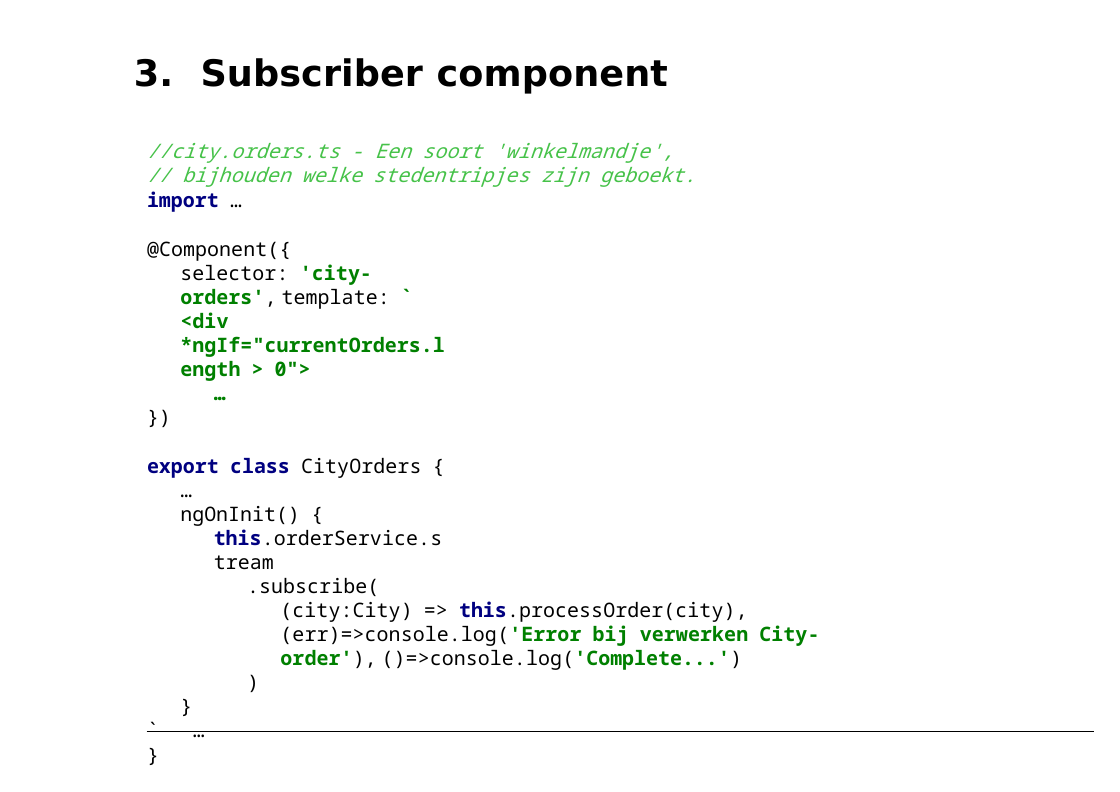
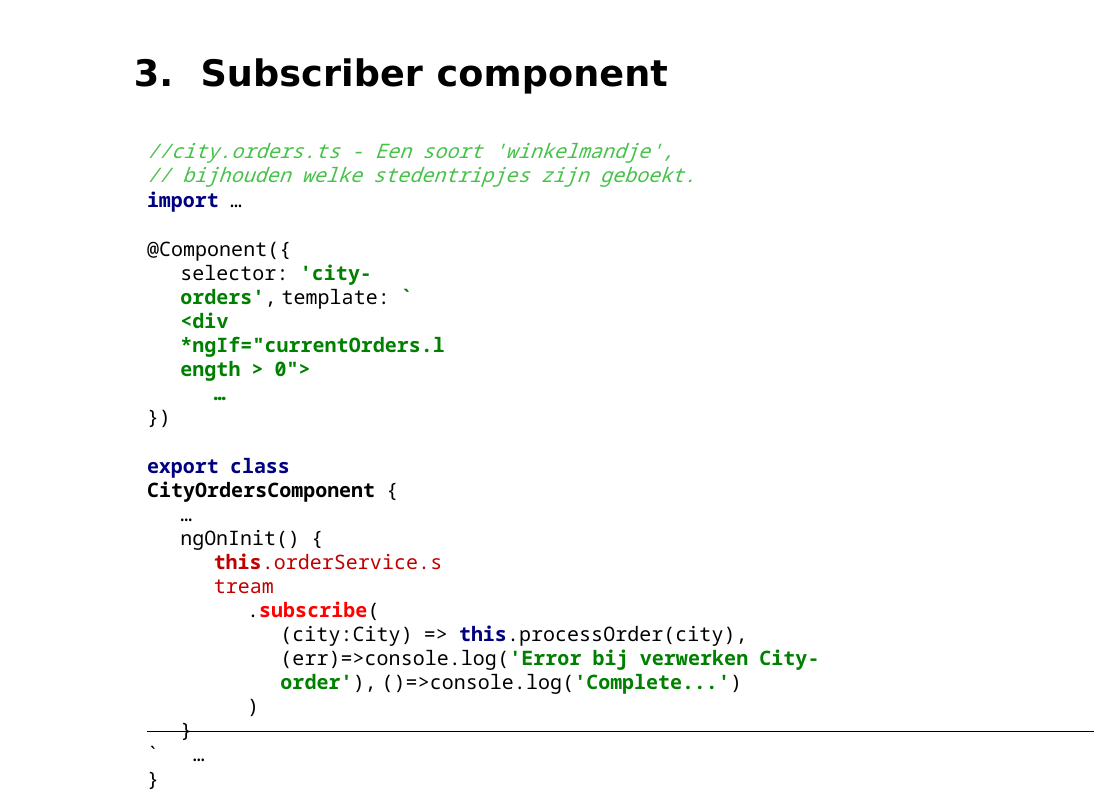
Before and after one commit to petereijgermans11/workshop-angular7, a slide deck: slide 38 of PPT/04- Angular Component Tree.pptx. Drawn at 1120x792 pixels with LibreOffice and Linux fonts; fonts in the diff are those of the drawing. Boxes give left, top, right and bottom in pixels: in the first picture for what was removed or moved away, otherwise in the second. Text is boxed around its words. In the diff, an @@ line names an element or a change of style, - is before the commit and + after.

```diff
--- a/PPT/04- Angular Component Tree.pptx
+++ b/PPT/04- Angular Component Tree.pptx
@@ text at [147, 458, 375, 502]: text changed; text colour #000080 to #000000 @@
-export class CityOrders {
+export class CityOrdersComponent {
@@ text at [214, 553, 443, 620]: text colour #000080 to #C00000, text colour #000000 to #C00000 in "this.orderService.stream"; text colour #000000 to #FF0000, bold on in ".subscribe(" @@
```
Also in this commit, not shown: 2 other slides changed, 1 other file.
